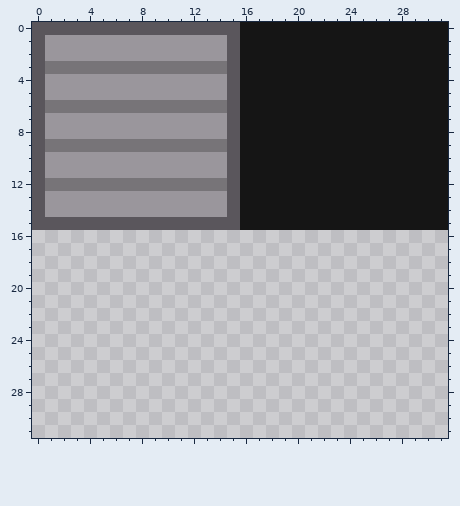
Two states of a pixel-art file, Assets/Arts/Tiles-Factory.ase. The picture above was drawn from the file before the commit.
32x32 pixels, 1 frame.
The result:
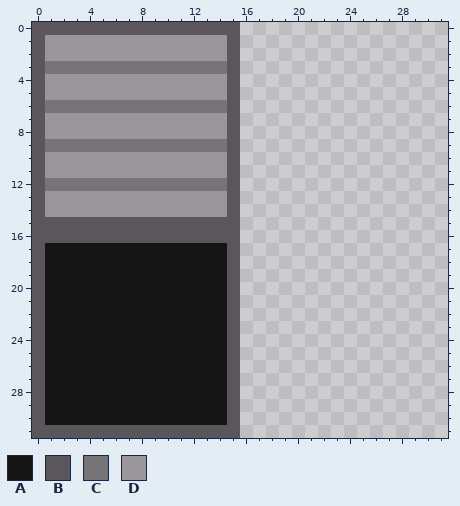
Palette (. is transparent): A #151515  B #5a565c  C #777478  D #9a969c
Difference:
y 0..15: x 16..31 AAAAAAAAAAAAAAAA -> ................
y 16: x 0..15 ................ -> BBBBBBBBBBBBBBBB
y 17..30: x 0..15 ................ -> BAAAAAAAAAAAAAAB
y 31: x 0..15 ................ -> BBBBBBBBBBBBBBBB
Changed places in both pictures, as pixel boxes (x1, y1, x2, y2):
changed: (32, 22, 448, 438)
